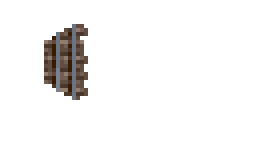
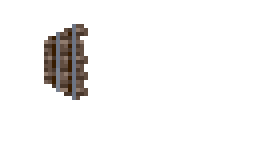
Comparing the layer stacks of the two 280x160 images. Changes:
painted on "Layer 3" over [48, 36, 52, 40]
